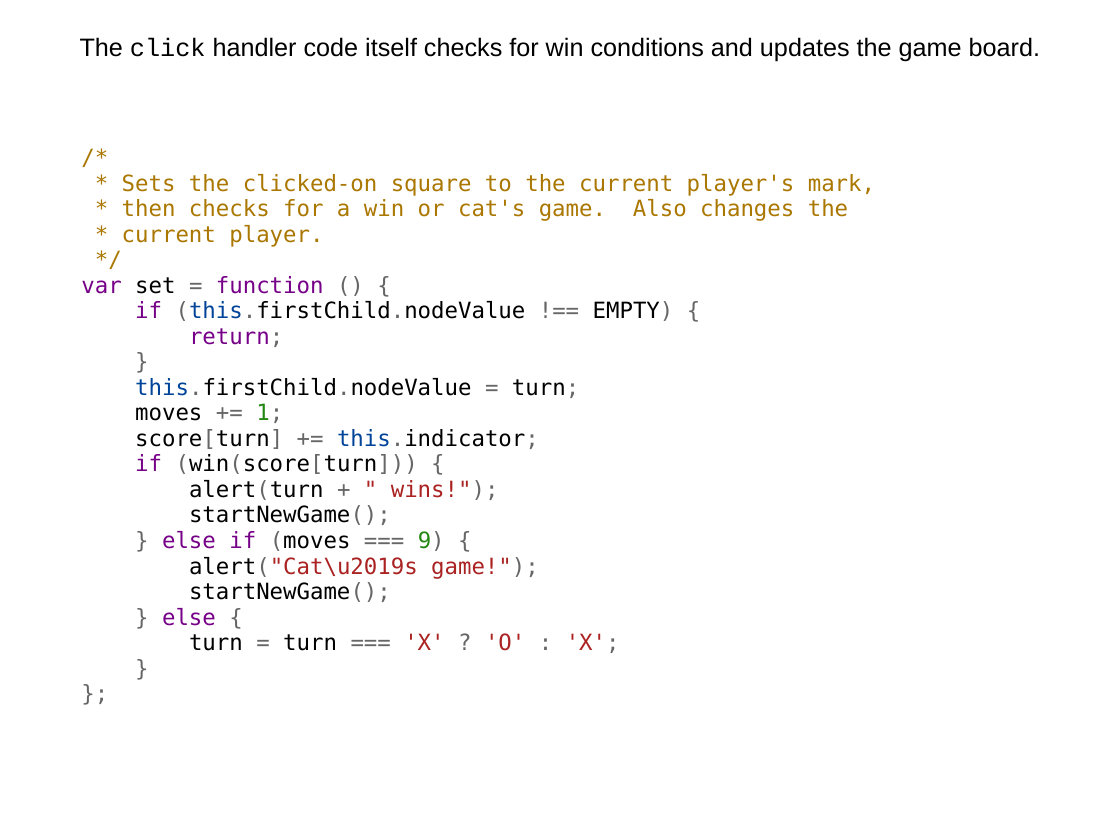
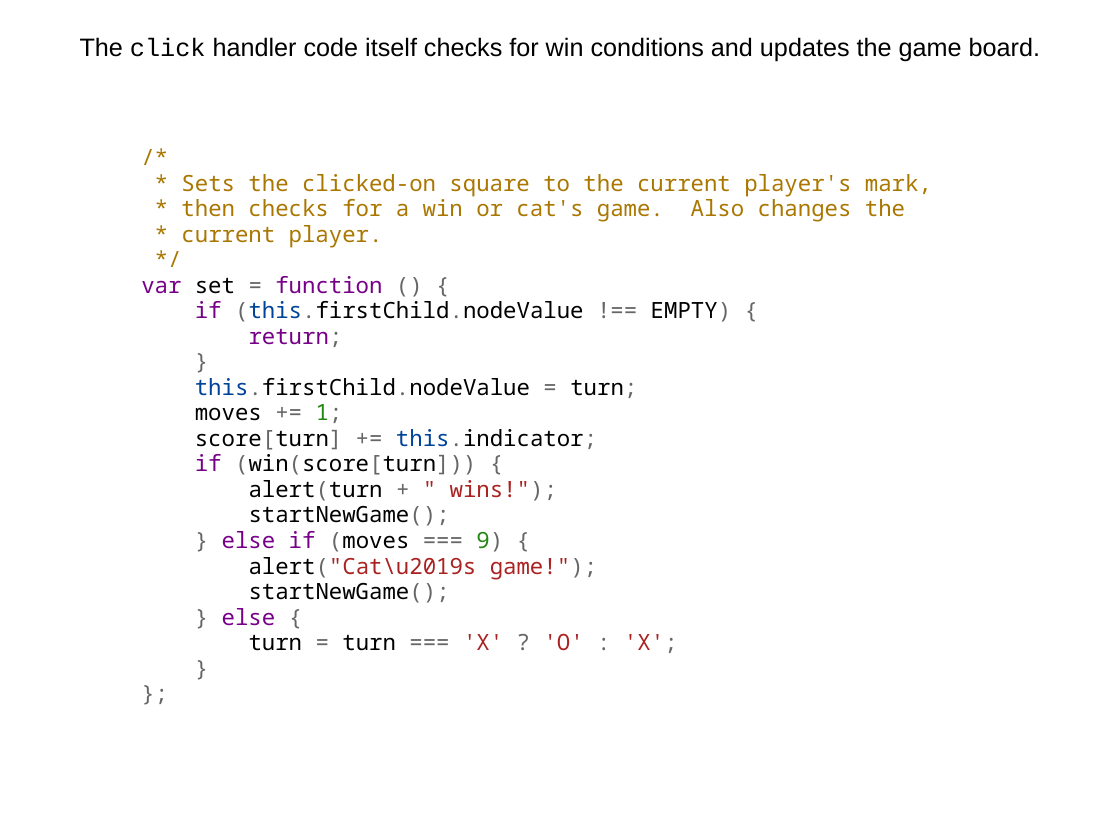
Before and after one commit to dondi/javascript-book, a slide deck: slide 55 of presentations/Chapter_6_Presentation.ppt. Drawn at 1120x840 pixels with LibreOffice and Linux fonts; fonts in the diff are those of the drawing; background and template pictures are left out. Boxes give left, top, right and bottom in pixels: in the first picture for what was removed or moved away, otherwise in the second. Text is boxed around its words. In the diff, an @@ line names an element or a change of style, - is before the commit and + after.

```diff
--- a/presentations/Chapter_6_Presentation.ppt
+++ b/presentations/Chapter_6_Presentation.ppt
@@ text "/* * Sets the clicked-on ...": place and size @@
-text "/* * Sets the clicked-on ..." at [81, 174, 875, 653]
+text "/* * Sets the clicked-on ..." at [141, 174, 932, 653]
@@ text "/* * Sets the clicked-on ..." at [141, 174, 932, 653]: font DejaVu Sans Mono to Noto Sans Mono @@
```
Also in this commit, not shown: 16 other slides changed.
